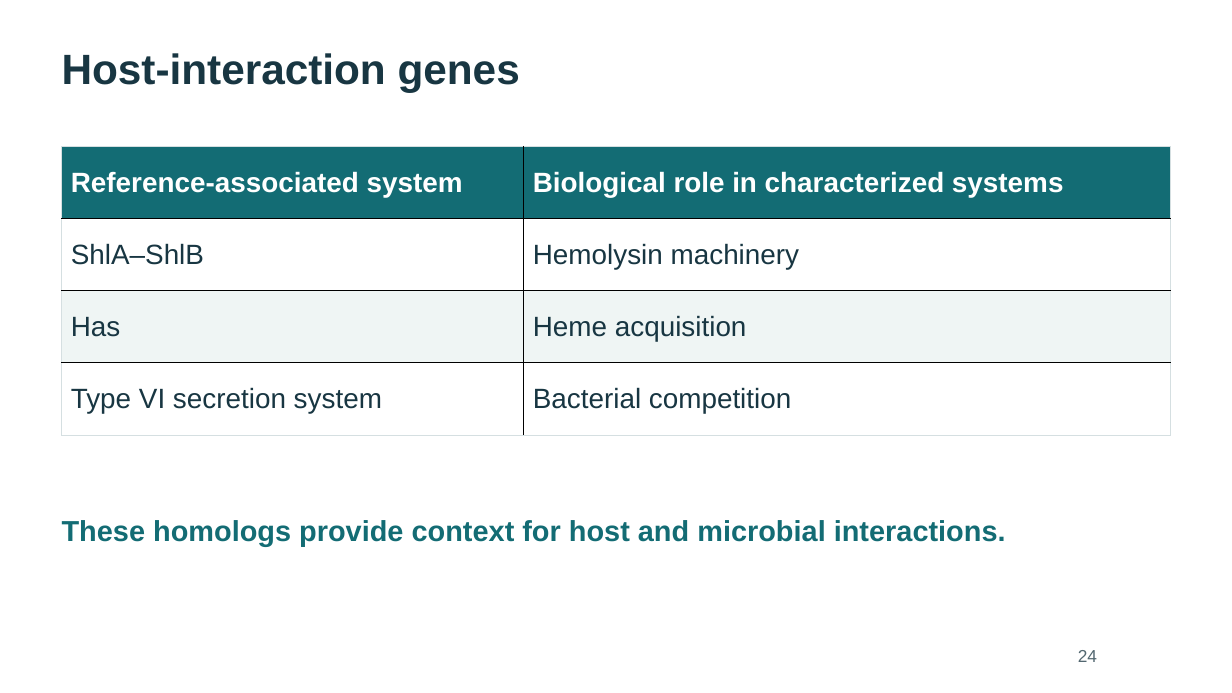
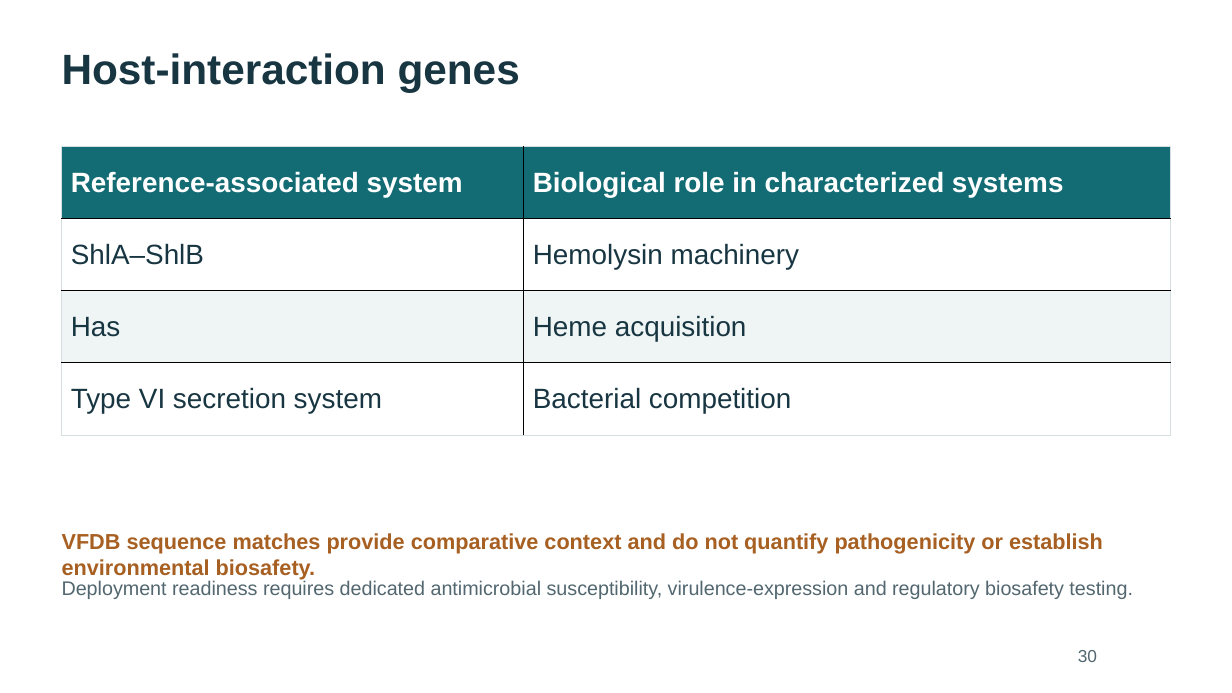
Before and after one commit to WhyAdr/sm-manu, a slide deck: slide 30 of explainer/NMZ-Serratia-genomics-explainer-2026-10-20.pptx (slide 24 before the commit). Drawn at 1232x693 pixels with LibreOffice and Linux fonts; fonts in the diff are those of the drawing. Boxes give left, top, right and bottom in pixels: in the first picture for what was removed or moved away, otherwise in the second. Text is boxed around its words. In the diff, an @@ line names an element or a change of style, - is before the commit and + after.

Commit message:
Expand antiSMASH walkthrough to 8 slides and apply review polish (40-slide deck)
- Expand antiSMASH BGC walkthrough from 2 to 8 slides (Slides 9–16) with 2x Retina captures
- Update deck to 31 main slides + 9 technical backups (40 slides total)
- Apply review polish items across Slides 5, 17, 30, 31, and 40 (Backup B9)
- Update finalize_explainer.mjs for 40 slides and 17 native table owners (0 layout findings)
- Rebuild validated PPTX, 40-page slide preview PDF, and 5-page glossary PDF
- Update glossary.md, outline-and-glossary.md, and README.md

```diff
--- a/explainer/NMZ-Serratia-genomics-explainer-2026-10-20.pptx
+++ b/explainer/NMZ-Serratia-genomics-explainer-2026-10-20.pptx
@@ text at [62, 533, 1103, 579]: text changed; size 22.5 to 16.9 pt; text colour #136C74 to #A76022 @@
-These homologs provide context for host and microbial interactions.
+VFDB sequence matches provide comparative context and do not quantify pathogenicity or establish environmental biosafety.
@@ text added at [62, 579, 1133, 599], 15.4 pt, text #526770 @@
+Deployment readiness requires dedicated antimicrobial susceptibility, virulence-expression and regulatory biosafety testing.
@@ text at [1078, 650, 1097, 662]: text changed @@
-24
+30
```
Also in this commit, not shown: 15 other slides changed, 9 slides added, 3 slides removed, 9 other files.
